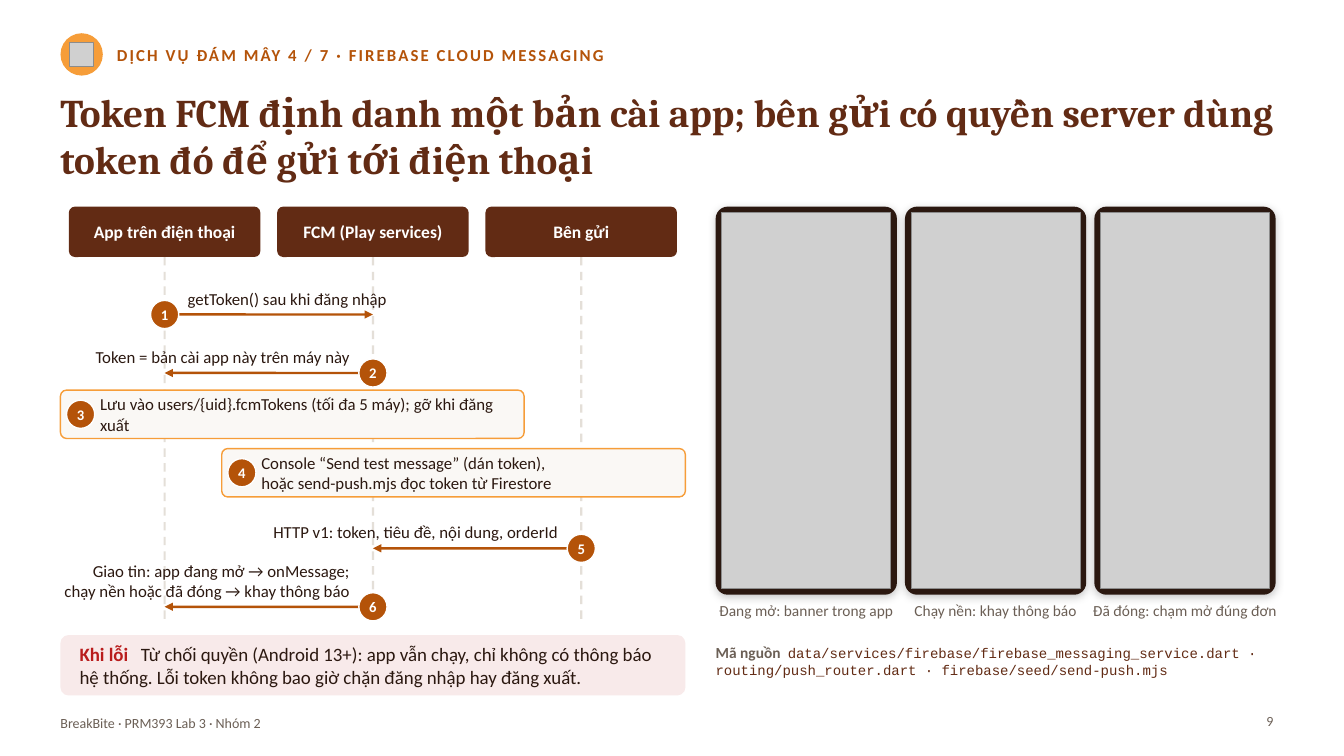
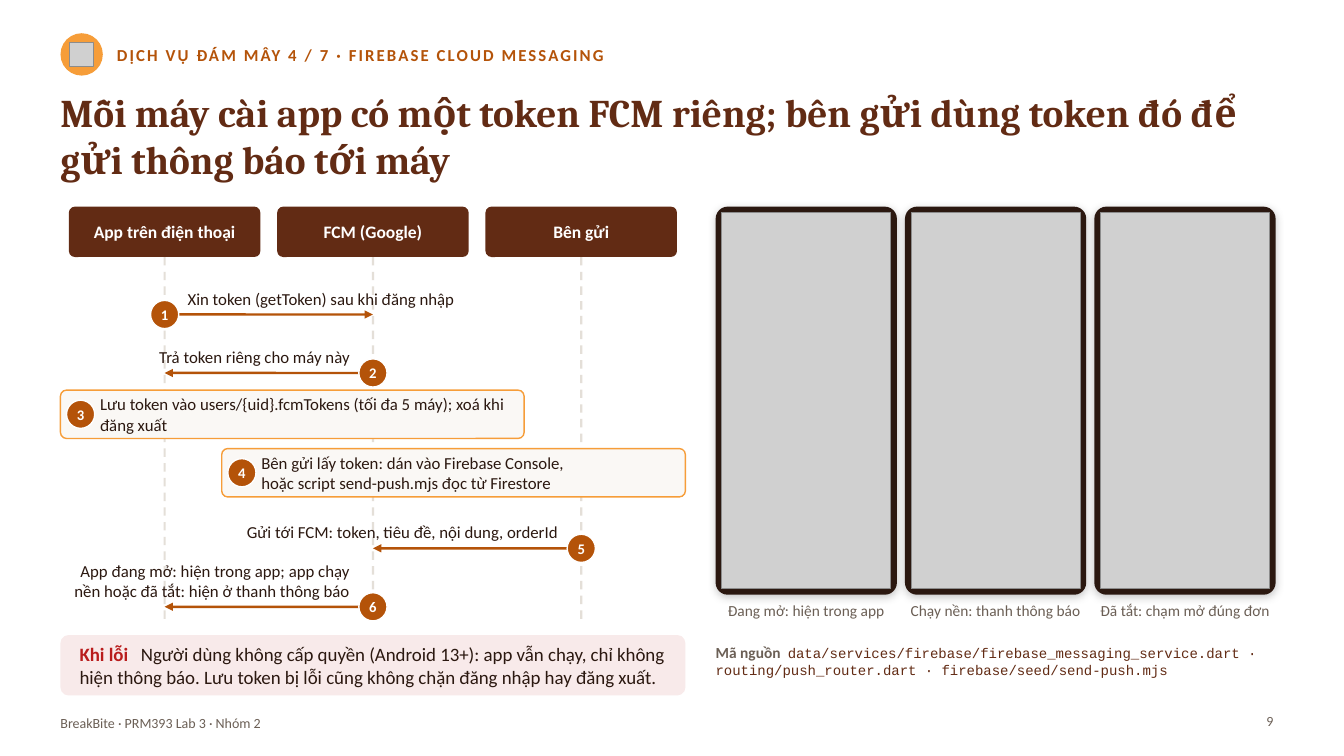
Before and after one commit to baonv0817/PRM393_Lab03_Group2, a slide deck: slide 9 of slides/Lab03_SE193905_slides.pptx. Drawn at 1344x756 pixels with LibreOffice and Linux fonts; fonts in the diff are those of the drawing; grey boxes stand for pictures. Boxes give left, top, right and bottom in pixels: in the first picture for what was removed or moved away, otherwise in the second. Text is boxed around its words. In the diff, an @@ line names an element or a change of style, - is before the commit and + after.

```diff
--- a/slides/Lab03_SE193905_slides.pptx
+++ b/slides/Lab03_SE193905_slides.pptx
@@ text at (x1=60, y1=99, x2=1182, y2=183): text changed @@
-Token FCM định danh một bản cài app; bên gửi có quyền server dùng token đó để gửi tới điện thoại
+Mỗi máy cài app có một token FCM riêng; bên gửi dùng token đó để gửi thông báo tới máy
@@ text in rounded rectangle at (x1=324, y1=225, x2=422, y2=241): text changed @@
-FCM (Play services)
+FCM (Google)
@@ text at (x1=188, y1=293, x2=454, y2=308): text changed @@
-getToken() sau khi đăng nhập
+Xin token (getToken) sau khi đăng nhập
@@ text at (x1=159, y1=351, x2=349, y2=366): text changed @@
-Token = bản cài app này trên máy này
+Trả token riêng cho máy này
@@ text in rounded rectangle at (x1=100, y1=397, x2=504, y2=434): text changed @@
-Lưu vào users/{uid}.fcmTokens (tối đa 5 máy); gỡ khi đăng xuất
+Lưu token vào users/{uid}.fcmTokens (tối đa 5 máy); xoá khi đăng xuất
@@ text in rounded rectangle at (x1=261, y1=456, x2=563, y2=492): text changed @@
-Console “Send test message” (dán token),
-hoặc send-push.mjs đọc token từ Firestore
+Bên gửi lấy token: dán vào Firebase Console,
+hoặc script send-push.mjs đọc từ Firestore
@@ text at (x1=247, y1=525, x2=557, y2=541): text changed @@
-HTTP v1: token, tiêu đề, nội dung, orderId
+Gửi tới FCM: token, tiêu đề, nội dung, orderId
@@ text at (x1=74, y1=565, x2=350, y2=600): text changed @@
-Giao tin: app đang mở → onMessage; chạy nền hoặc đã đóng → khay thông báo
+App đang mở: hiện trong app; app chạy nền hoặc đã tắt: hiện ở thanh thông báo
@@ text at (x1=728, y1=605, x2=885, y2=619): text changed @@
-Đang mở: banner trong app
+Đang mở: hiện trong app
@@ text at (x1=911, y1=604, x2=1081, y2=619): text changed @@
-Chạy nền: khay thông báo
+Chạy nền: thanh thông báo
@@ text at (x1=1100, y1=603, x2=1270, y2=619): text changed @@
-Đã đóng: chạm mở đúng đơn
+Đã tắt: chạm mở đúng đơn
@@ text in rounded rectangle at (x1=80, y1=645, x2=664, y2=688): text changed @@
-Khi lỗi Từ chối quyền (Android 13+): app vẫn chạy, chỉ không có thông báo hệ thống. Lỗi token không bao giờ chặn đăng nhập hay đăng xuất.
+Khi lỗi Người dùng không cấp quyền (Android 13+): app vẫn chạy, chỉ không hiện thông báo. Lưu token bị lỗi cũng không chặn đăng nhập hay đăng xuất.
```
Also in this commit, not shown: 14 other slides changed, 2 other files.
